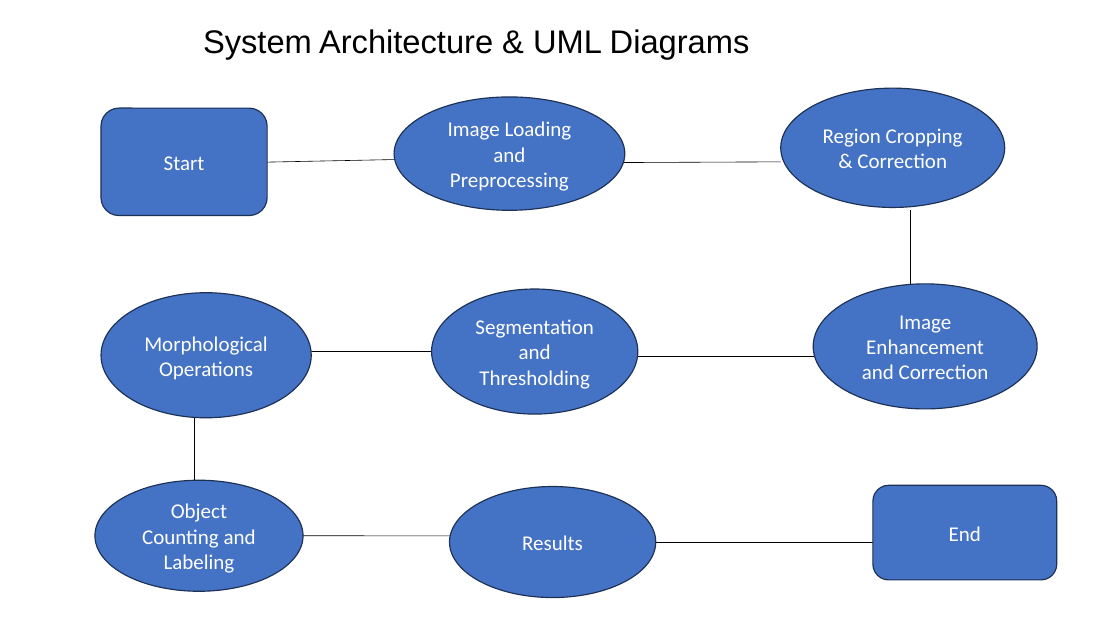
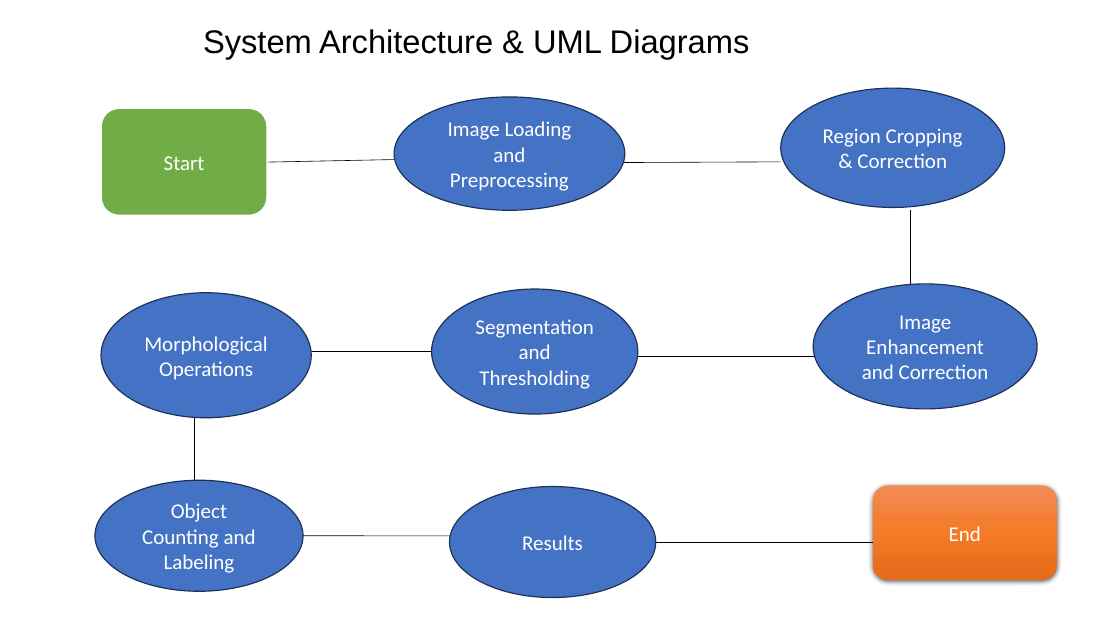
Before and after one commit to Chakrapani2122/Major-Project, a slide deck: slide 10 of Major Project.pptx. Drawn at 1120x630 pixels with LibreOffice and Linux fonts; fonts in the diff are those of the drawing. Boxes give left, top, right and bottom in pixels: in the first picture for what was removed or moved away, otherwise in the second. Text is boxed around its words. In the diff, an @@ line names an element or a change of style, - is before the commit and + after.

```diff
--- a/Major Project.pptx
+++ b/Major Project.pptx
@@ rounded rectangle "Start" at (101,108,267,216): fill #4472C4 to #70AD47; outline #1E3256 1 pt to #FFFFFF 1.5 pt @@
@@ rounded rectangle "End" at (873,486,1057,581): fill #4472C4 to gradient #F18C57 to #F67B28 to #E56C19; outline #1E3256 1 pt to none; shadow on @@
```
Also in this commit, not shown: 2 other slides changed.
